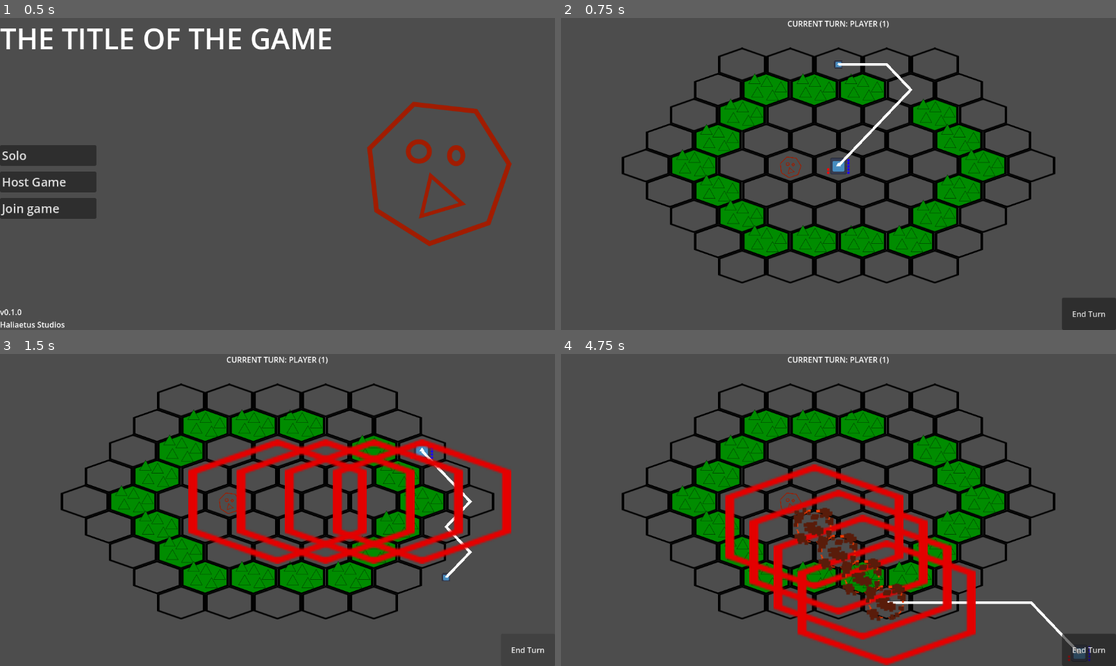
Above: before the commit, frames 1-4 (two rows, left to right).
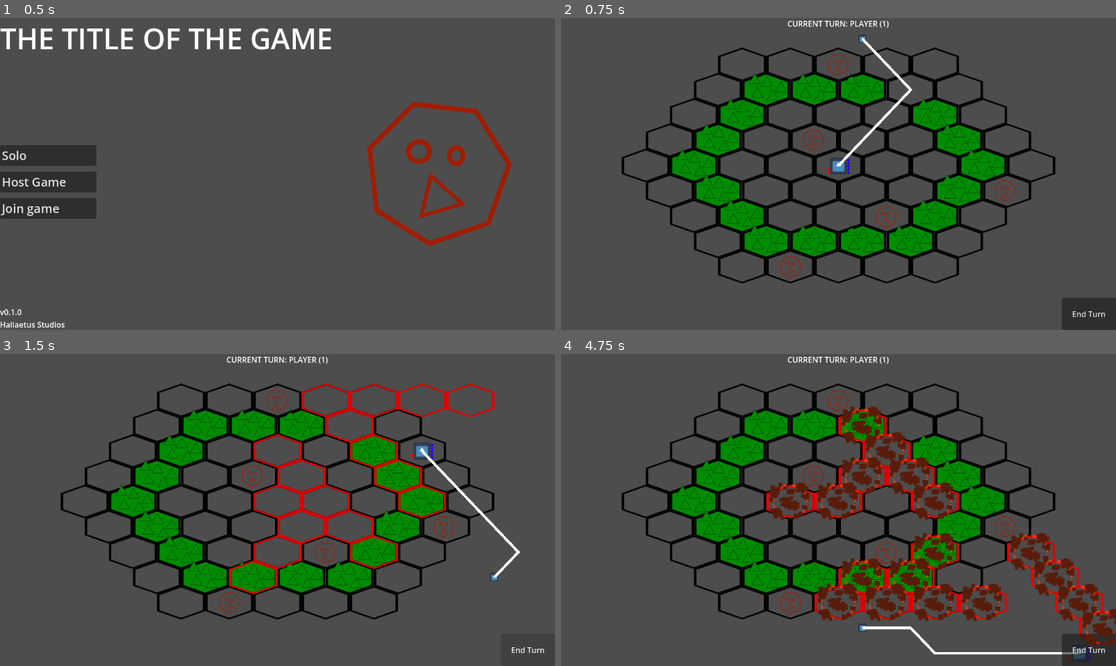
Above: after the commit, the same moments.

Repository: kestrel84/turn-based-thing
Game: Godot game, scene res://scenes/main-menu.tscn
Same seed, same stepped clock (60 frames per second), same inputs: the game is played once before the commit and once after it. The engine's default icon, where the game draws it, is replaced by a stand-in: a white triangle on a blue panel in a dark square.
Inputs (mouse positions are in pixels of both pictures, inside the frame that each line leads up to):
- Up to frame 1 (0.5 s): no input
- Up to frame 2 (0.75 s): click "Solo" at 0.5 s
- Up to frame 3 (1.5 s): click "End Turn" at 1.25 s
- Up to frame 4 (4.75 s): click "End Turn" at 2 s; click "End Turn" at 2.75 s; move the mouse to (960, 494) at 3.52 s; tap Q (attack one) at 3.6 s; tap Enter at 4.25 s; move the mouse to (727, 525) at 4.27 s; tap E (attack two) at 4.35 s

Frame 1 is identical in both runs. In frame 2, 0.5% of the frame differs, in the area x 39-82%, y 5-84%; in frame 3, 11%; in frame 4, 17%, in the area x 29-100%, y 11-100%.

Commit message:
multiple enemies, fixed attack size bug

Diff:
--- a/main-scene.tscn
+++ b/main-scene.tscn
@@ -47,6 +47,7 @@
 [node name="gamemaster" type="Node2D" parent="." unique_id=479281941]
 unique_name_in_owner = true
 script = ExtResource("1_r7pl7")
+NUM_ENEMIES = 5
 
 [node name="map" type="TileMapLayer" parent="." unique_id=1356303301]
 unique_name_in_owner = true
@@ -58,6 +59,7 @@
 [node name="camera" type="Camera2D" parent="." unique_id=1286385923]
 
 [node name="player" type="Sprite2D" parent="." unique_id=2060810026 groups=["players"]]
+unique_name_in_owner = true
 position = Vector2(0, -16.5)
 scale = Vector2(0.27, 0.27)
 texture = ExtResource("6_slrkl")
@@ -74,8 +76,10 @@
 width = 41.085
 
 [node name="attack-arc" parent="player" unique_id=946821444 instance=ExtResource("11_qyw6v")]
+scale = Vector2(3.7, 3.7)
 
 [node name="attack-line" parent="player" unique_id=633335252 instance=ExtResource("12_fa8gu")]
+scale = Vector2(3.7, 3.7)
 
 [node name="actions display" type="VFlowContainer" parent="player" unique_id=684888105]
 anchors_preset = -1
@@ -97,16 +101,67 @@
 offset_bottom = -63.9449
 alignment = 2
 
-[node name="enemy" type="Node2D" parent="." unique_id=1567290742 node_paths=PackedStringArray("attack") groups=["enemies"]]
-position = Vector2(-99.2, -13.775)
+[node name="enemies" type="Node2D" parent="." unique_id=80618839]
+position = Vector2(-576, -324)
+
+[node name="enemy" type="Node2D" parent="enemies" unique_id=1567290742 node_paths=PackedStringArray("attack") groups=["enemies"]]
+position = Vector2(476.8, 516.68)
 script = ExtResource("13_tova5")
 attack = NodePath("attack-line")
 
-[node name="enemy sprite" type="Sprite2D" parent="enemy" unique_id=1451242318]
+[node name="enemy sprite" type="Sprite2D" parent="enemies/enemy" unique_id=1451242318]
 scale = Vector2(0.14833334, 0.14833334)
 texture = ExtResource("14_ps7dk")
 
-[node name="attack-line" parent="enemy" unique_id=63181736 instance=ExtResource("12_fa8gu")]
+[node name="attack-line" parent="enemies/enemy" unique_id=63181736 instance=ExtResource("12_fa8gu")]
+
+[node name="enemy2" type="Node2D" parent="enemies" unique_id=2026726641 node_paths=PackedStringArray("attack") groups=["enemies"]]
+position = Vector2(922, 359)
+script = ExtResource("13_tova5")
+TURN_ID = -2
+attack = NodePath("attack-line")
+
+[node name="enemy sprite" type="Sprite2D" parent="enemies/enemy2" unique_id=1157193005]
+scale = Vector2(0.14833334, 0.14833334)
+texture = ExtResource("14_ps7dk")
+
+[node name="attack-line" parent="enemies/enemy2" unique_id=636727501 instance=ExtResource("12_fa8gu")]
+
+[node name="enemy3" type="Node2D" parent="enemies" unique_id=1443593216 node_paths=PackedStringArray("attack") groups=["enemies"]]
+position = Vector2(575, 97)
+script = ExtResource("13_tova5")
+TURN_ID = -3
+attack = NodePath("attack-line")
+
+[node name="enemy sprite" type="Sprite2D" parent="enemies/enemy3" unique_id=34307136]
+scale = Vector2(0.14833334, 0.14833334)
+texture = ExtResource("14_ps7dk")
+
+[node name="attack-line" parent="enemies/enemy3" unique_id=303730581 instance=ExtResource("12_fa8gu")]
+
+[node name="enemy4" type="Node2D" parent="enemies" unique_id=127455991 node_paths=PackedStringArray("attack") groups=["enemies"]]
+position = Vector2(524, 253)
+script = ExtResource("13_tova5")
+TURN_ID = -4
+attack = NodePath("attack-arc")
+
+[node name="enemy sprite" type="Sprite2D" parent="enemies/enemy4" unique_id=1054498486]
+scale = Vector2(0.14833334, 0.14833334)
+texture = ExtResource("14_ps7dk")
+
+[node name="attack-arc" parent="enemies/enemy4" unique_id=1372594874 instance=ExtResource("11_qyw6v")]
+
+[node name="enemy5" type="Node2D" parent="enemies" unique_id=47414256 node_paths=PackedStringArray("attack") groups=["enemies"]]
+position = Vector2(675, 413)
+script = ExtResource("13_tova5")
+TURN_ID = -5
+attack = NodePath("attack-arc")
+
+[node name="enemy sprite" type="Sprite2D" parent="enemies/enemy5" unique_id=574832199]
+scale = Vector2(0.14833334, 0.14833334)
+texture = ExtResource("14_ps7dk")
+
+[node name="attack-arc" parent="enemies/enemy5" unique_id=1469522225 instance=ExtResource("11_qyw6v")]
 
 [node name="ui" type="Control" parent="." unique_id=1698161239]
 layout_mode = 3
--- a/scenes/attack-arc.tscn
+++ b/scenes/attack-arc.tscn
@@ -38,7 +38,7 @@
 "duration": 1.0,
 "texture": ExtResource("10_8tn88")
 }],
-"loop": false,
+"loop": 0,
 "name": &"default",
 "speed": 12.0
 }]
@@ -51,7 +51,6 @@
 [node name="attack sprite" type="Sprite2D" parent="." unique_id=889146280]
 visible = false
 position = Vector2(0, -5.5555553)
-scale = Vector2(3.7, 3.7)
 texture = ExtResource("2_ge8jn")
 
 [node name="explosion sprite" type="AnimatedSprite2D" parent="." unique_id=1286418676]
--- a/scenes/attack_line.tscn
+++ b/scenes/attack_line.tscn
@@ -38,7 +38,7 @@
 "duration": 1.0,
 "texture": ExtResource("9_m75jt")
 }],
-"loop": false,
+"loop": 0,
 "name": &"default",
 "speed": 12.0
 }]
@@ -51,7 +51,6 @@
 [node name="attack sprite" type="Sprite2D" parent="." unique_id=1372715383]
 visible = false
 position = Vector2(0, -5.5555553)
-scale = Vector2(3.7, 3.7)
 texture = ExtResource("1_lwpe1")
 
 [node name="explosion sprite" type="AnimatedSprite2D" parent="." unique_id=1679945638]
--- a/scripts/main-scene/enemy.gd
+++ b/scripts/main-scene/enemy.gd
@@ -2,7 +2,7 @@
 
 @onready var map = $"%map"
 @onready var gamemaster = $"%gamemaster"
-@onready var player = $"../player"
+@onready var player = $"%player"
 
 @export var MAX_HEALTH: int = 4
 @export var TURN_ID: int = -1
